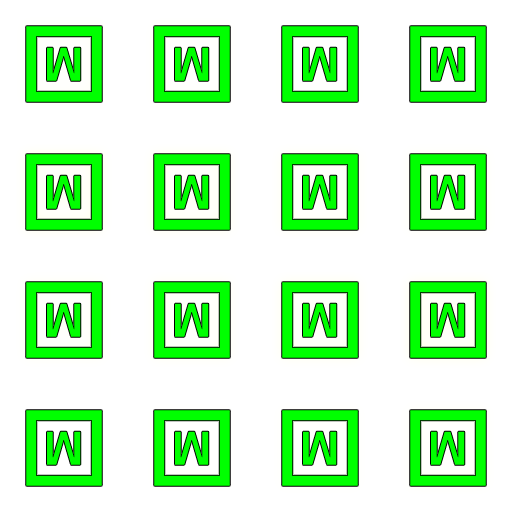
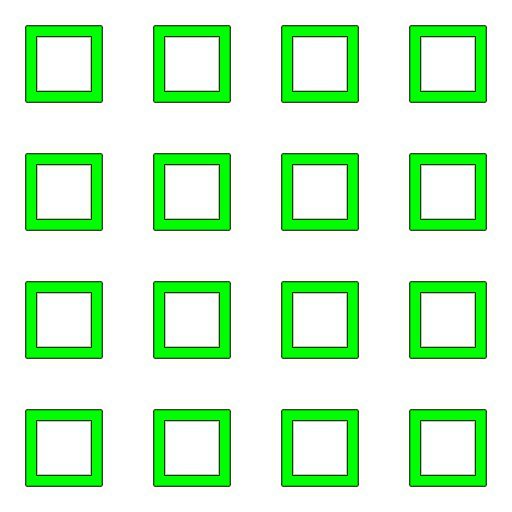
The second (512, 512) image is a revision of the first. Changes to its layers:
painted on "1" over [47, 431, 81, 465]
painted on "2" over [175, 431, 209, 465]
painted on "3" over [303, 431, 337, 465]
painted on "4" over [431, 431, 465, 465]
painted on "5" over [47, 303, 81, 337]
painted on "6" over [175, 303, 209, 337]
painted on "7" over [303, 303, 337, 337]
painted on "8" over [431, 303, 465, 337]
painted on "9" over [47, 175, 81, 209]
painted on "10" over [175, 175, 209, 209]
painted on "11" over [303, 175, 337, 209]
painted on "12" over [431, 175, 465, 209]
painted on "13" over [47, 47, 81, 81]
painted on "14" over [175, 47, 209, 81]
painted on "15" over [303, 47, 337, 81]
painted on "16" over [431, 47, 465, 81]
